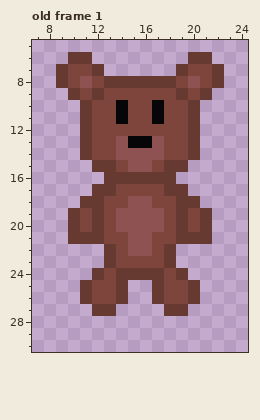
A pixel-art file gets an edit: Assets/Characters/TBear/Sprites/tbear.ase. Above: the version before the commit.
32x32 pixels, 1 frame. Shown: old frame 1: x 7..24, y 5..30. The commit also changed other frames, which this record leaves out.
Now the later version:
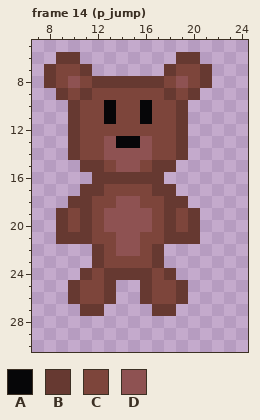
Palette (. is transparent): A #060608  B #663931  C #7d453b  D #8e5252
A new or re-ordered frame is compared with the old frame closest to it.
Author's note on the commit: started adding tbear to player
Difference:
frames 1 -> 17
Changed rows in their new state; - is an unchanged pixel.
Frame 14 (p_jump) is new; against old frame 1:
first column x 8:
 6 -B-.-------B-.-
 7 BC-B.-----BC-B.
 8 BCDCB-----CDCB.
 9 -BCBC-----BCB.-
10 --BC-AC-AC-B.--
11 --BC-AC-AC-B.--
12 --BC-------B.--
13 --BC-DA-DC-B.--
14 --BC-D---C-B.--
15 ---B-CD-CB-.---
16 ----B-----.----
17 ---B-C---B-.---
18 --B-C-D-C-B-.--
19 -BCBCD---CBCB.-
20 -BCBCD---CBCB.-
21 -B--C-D-C-B--.-
22 ----BCD-CB.----
23 ----BC---B.----
24 ---BCB---CB.---
25 --BC-B.-BC-B.--
26 --BC-B.-BC-B.--
27 ---B-.---B-.---
Boxes around the changes in both pictures, in picture pixels (x1, y1, x2, y2):
changed: (44, 52, 224, 316)
